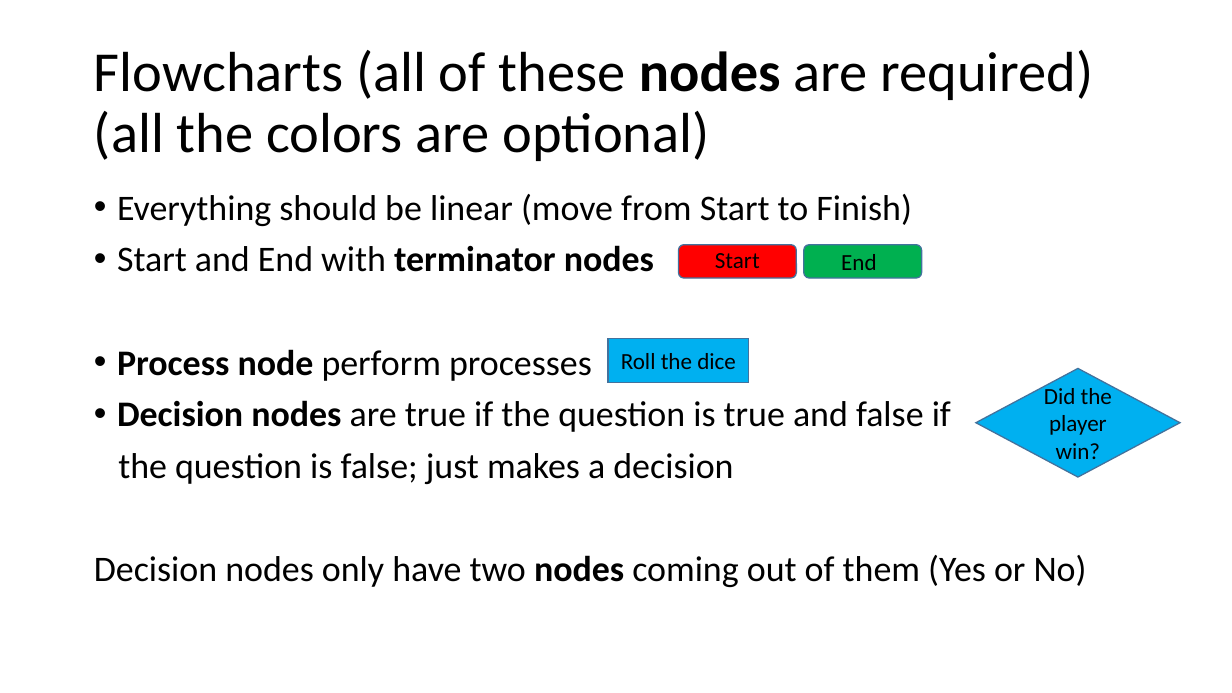
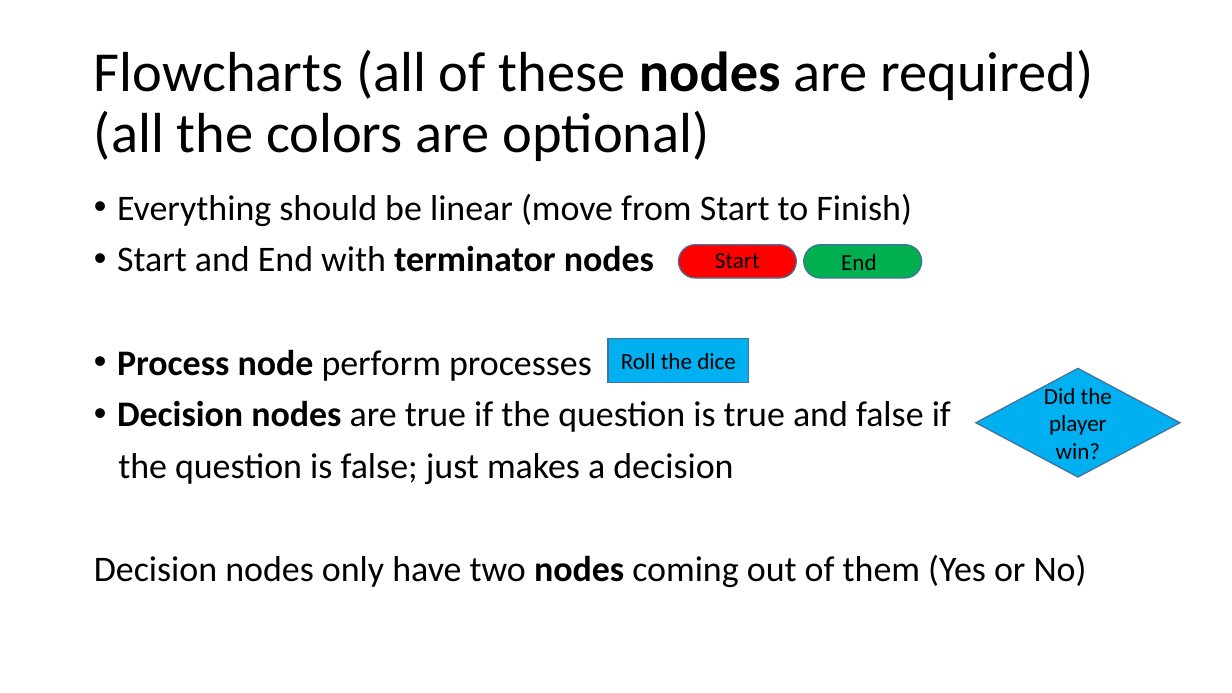
Before and after one commit to kingsman142/CS0007-UTA, a slide deck: slide 8 of Powerpoints/CS0007 Week 6.pptx. Drawn at 1232x693 pixels with LibreOffice and Linux fonts; fonts in the diff are those of the drawing. Boxes give left, top, right and bottom in pixels: in the first picture for what was removed or moved away, otherwise in the second. Text is boxed around its words. In the diff, an @@ line names an element or a change of style, - is before the commit and + after.

```diff
--- a/Powerpoints/CS0007 Week 6.pptx
+++ b/Powerpoints/CS0007 Week 6.pptx
@@ rounded rectangle at <box>678,245,797,278</box>: proportions changed @@
@@ rounded rectangle at <box>804,245,922,278</box>: proportions changed @@
```
Also in this commit, not shown: 2 other slides changed, 3 other files.
